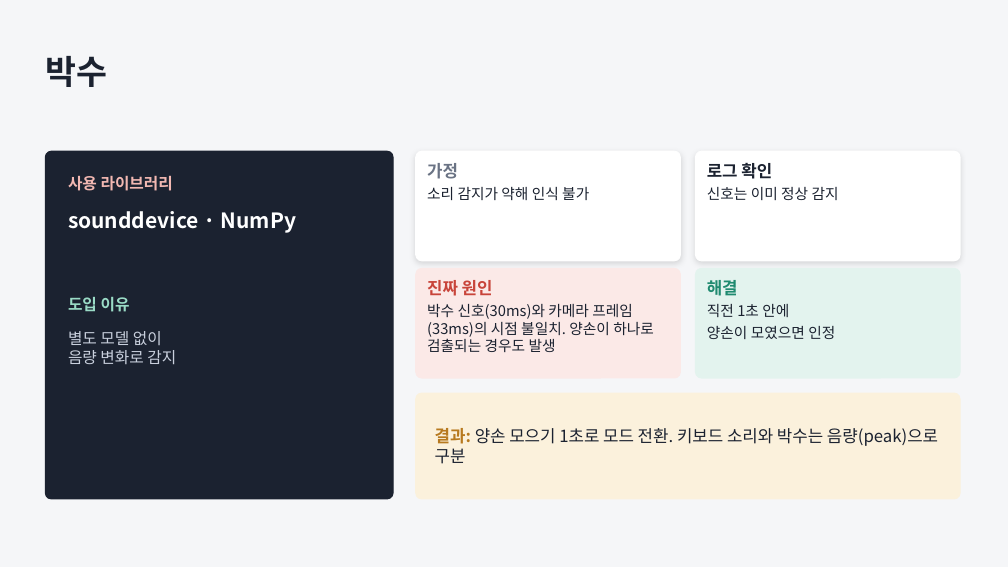
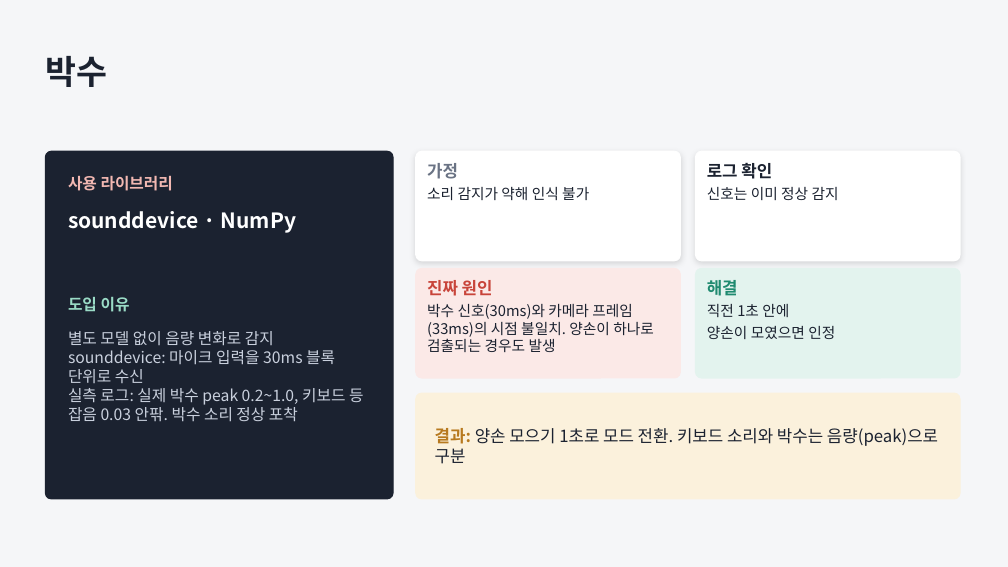
Before and after one commit to JungUH-0/JungPra, a slide deck: slide 9 of pythonpra/myproject/ppt/assistant_process.pptx. Drawn at 1008x567 pixels with LibreOffice and Linux fonts; fonts in the diff are those of the drawing. Boxes give left, top, right and bottom in pixels: in the first picture for what was removed or moved away, otherwise in the second. Text is boxed around its words. In the diff, an @@ line names an element or a change of style, - is before the commit and + after.

```diff
--- a/pythonpra/myproject/ppt/assistant_process.pptx
+++ b/pythonpra/myproject/ppt/assistant_process.pptx
@@ text at <box>68,331,363,422</box>: text changed @@
-별도 모델 없이
-음량 변화로 감지
+별도 모델 없이 음량 변화로 감지
+sounddevice: 마이크 입력을 30ms 블록 단위로 수신
+실측 로그: 실제 박수 peak 0.2~1.0, 키보드 등 잡음 0.03 안팎. 박수 소리 정상 포착
```
Also in this commit, not shown: 2 other files.
